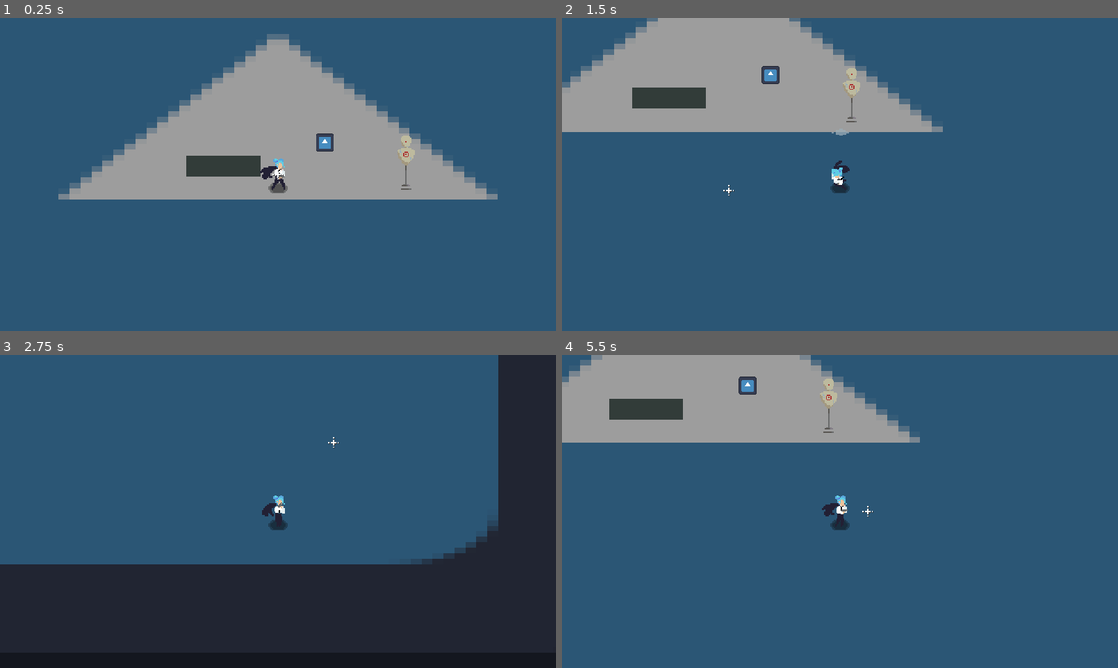
Above: before the commit, frames 1-4 (two rows, left to right).
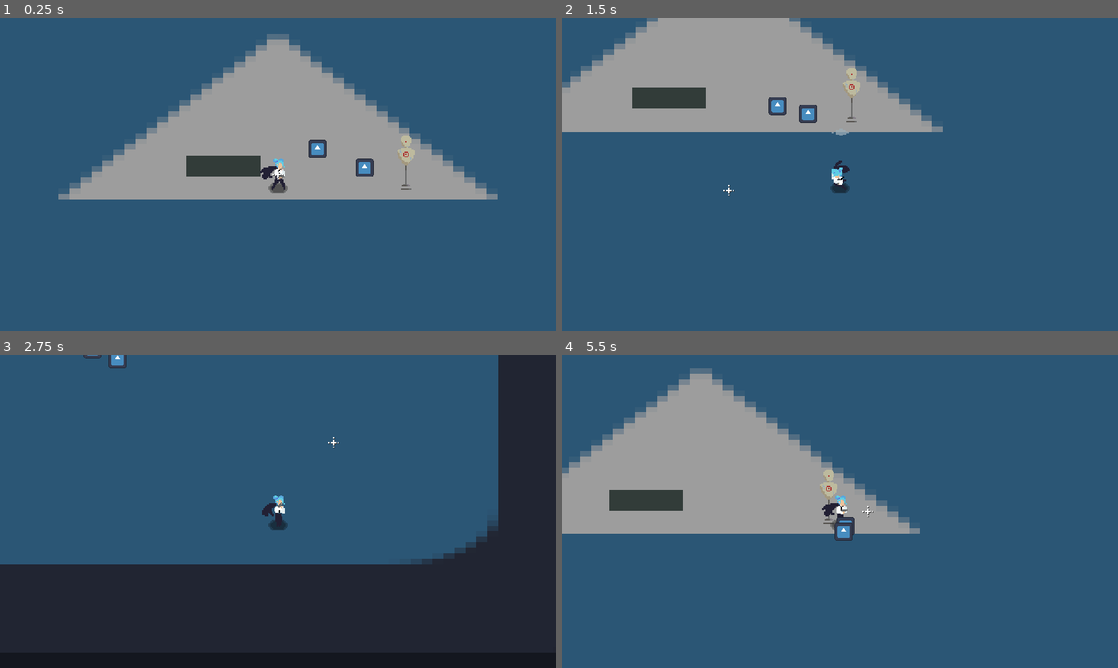
Above: after the commit, the same moments.

Repository: Niimphu/JGJ24
Game: Godot game, scene res://scenes/game/world.tscn
Same seed, same stepped clock (60 frames per second), same inputs: the game is played once before the commit and once after it. The engine's default icon, where the game draws it, is replaced by a stand-in: a white triangle on a blue panel in a dark square.
Inputs (mouse positions are in pixels of both pictures, inside the frame that each line leads up to):
- Up to frame 1 (0.25 s): no input
- Up to frame 2 (1.5 s): move the mouse to (962, 158) at 0.52 s; hold D (move_right) 0.53-1.28 s; click (962, 158) at 0.6 s; move the mouse to (728, 190) at 1.27 s; hold S (move_down) from 1.28 s (still down); tap Space (roll) at 1.35 s
- Up to frame 3 (2.75 s): move the mouse to (333, 442) at 2.02 s; release S (move_down) at 2.03 s; hold D (move_right) from 2.03 s (still down); click (333, 442) at 2.1 s
- Up to frame 4 (5.5 s): move the mouse to (812, 574) at 2.77 s; release D (move_right) at 2.78 s; hold W (move_up) 2.78-3.53 s; tap Space (roll) at 2.85, 4.35 s; move the mouse to (1006, 558) at 3.52 s; hold A (move_left) 3.53-5.03 s; click (1006, 558) at 3.6 s; move the mouse to (673, 464) at 4.27 s; move the mouse to (867, 511) at 5.02 s; hold S (move_down) from 5.03 s (still down); click (867, 511) at 5.1 s

The runs differ from the first frame. In frame 1, 0.5% of the frame differs, in the area x 55-68%, y 36-51%; in frame 2, 0.6%; in frame 3, 0.2%; in frame 4, 27%, in the area x 0-65%, y 0-60%.

Commit message:
added basic Enemy Hurtboxes and Player tracking

Diff:
--- a/project.godot
+++ b/project.godot
@@ -61,6 +61,15 @@
 ]
 }
 
+[layer_names]
+
+2d_physics/layer_1="World"
+2d_physics/layer_2="Player"
+2d_physics/layer_3="PlayerHurtbox"
+2d_physics/layer_4="PlayerHitbox"
+2d_physics/layer_5="Enemy"
+2d_physics/layer_6="EnemyHurtbox"
+
 [rendering]
 
 textures/canvas_textures/default_texture_filter=0
--- a/scenes/entities/bullet.gd
+++ b/scenes/entities/bullet.gd
@@ -3,6 +3,7 @@
 var speed := 1000
 var bullet_direction: Vector2
 var shoot := false
+
 
 func set_direction(direction: Vector2) -> void:
 	await ready
--- a/scenes/entities/bullet.tscn
+++ b/scenes/entities/bullet.tscn
@@ -12,6 +12,8 @@
 point_count = 2
 
 [node name="Bullet" type="Area2D"]
+collision_layer = 8
+collision_mask = 33
 script = ExtResource("1_xge4w")
 
 [node name="Sprite2D" type="Sprite2D" parent="."]
--- /dev/null
+++ b/scenes/entities/test_enemy.gd
@@ -0,0 +1,19 @@
+extends CharacterBody2D
+
+@onready var player = get_parent().get_parent().get_node("Player")
+
+var speed = 2000
+var player_position
+var target_position
+var hit_count = 0
+
+func _physics_process(delta: float) -> void:
+
+	player_position = player.position
+	target_position = (player_position - position).normalized()
+	if position.distance_to(player_position) > 10:
+		velocity = target_position * speed * delta
+		move_and_slide()
+
+func _on_area_2d_area_entered(area: Area2D) -> void:
+	queue_free()
--- a/scenes/game/world.tscn
+++ b/scenes/game/world.tscn
@@ -1,10 +1,11 @@
-[gd_scene load_steps=14 format=3 uid="uid://w736c3ga5g46"]
+[gd_scene load_steps=16 format=3 uid="uid://w736c3ga5g46"]
 
 [ext_resource type="PackedScene" uid="uid://cgwpb6lgfpnat" path="res://scenes/entities/player.tscn" id="1_3xgcr"]
 [ext_resource type="Texture2D" uid="uid://bcxte0yk7bv2m" path="res://icon.svg" id="1_7ymoj"]
 [ext_resource type="Texture2D" uid="uid://df24a41c4c40n" path="res://assets/images/TestWall2.png" id="2_6vfeh"]
 [ext_resource type="Texture2D" uid="uid://carlh6hp3gcc2" path="res://assets/images/Crosshair.png" id="3_2jga4"]
 [ext_resource type="Texture2D" uid="uid://bjj2kiuoqbki0" path="res://assets/images/Dummy.png" id="3_ejwru"]
+[ext_resource type="Script" path="res://scenes/entities/test_enemy.gd" id="3_gujii"]
 [ext_resource type="Script" path="res://scenes/game/crosshair.gd" id="3_stmrq"]
 
 [sub_resource type="WorldBoundaryShape2D" id="WorldBoundaryShape2D_mrjqw"]
@@ -24,6 +25,9 @@
 [sub_resource type="CapsuleShape2D" id="CapsuleShape2D_31lw8"]
 radius = 2.2845
 height = 12.9434
+
+[sub_resource type="RectangleShape2D" id="RectangleShape2D_obbwg"]
+size = Vector2(13, 13)
 
 [sub_resource type="CircleShape2D" id="CircleShape2D_f5gu8"]
 radius = 3.38644
@@ -71,8 +75,9 @@
 [node name="Enemies" type="Node2D" parent="Entities"]
 y_sort_enabled = true
 
-[node name="TestEnemy" type="CharacterBody2D" parent="Entities/Enemies"]
+[node name="TestEnemy" type="CharacterBody2D" parent="Entities/Enemies" groups=["Enemies"]]
 position = Vector2(40.48, -34.3101)
+script = ExtResource("3_gujii")
 
 [node name="Sprite2D" type="Sprite2D" parent="Entities/Enemies/TestEnemy"]
 position = Vector2(0, -5.051)
@@ -82,6 +87,35 @@
 [node name="CollisionShape2D" type="CollisionShape2D" parent="Entities/Enemies/TestEnemy"]
 rotation = 1.5708
 shape = SubResource("CapsuleShape2D_31lw8")
+
+[node name="EnemyHurtbox" type="Area2D" parent="Entities/Enemies/TestEnemy"]
+collision_layer = 32
+collision_mask = 13
+
+[node name="CollisionShape2D" type="CollisionShape2D" parent="Entities/Enemies/TestEnemy/EnemyHurtbox"]
+position = Vector2(0.0200005, -5.1899)
+shape = SubResource("RectangleShape2D_obbwg")
+
+[node name="TestEnemy2" type="CharacterBody2D" parent="Entities/Enemies" groups=["Enemies"]]
+position = Vector2(83, -14)
+script = ExtResource("3_gujii")
+
+[node name="Sprite2D" type="Sprite2D" parent="Entities/Enemies/TestEnemy2"]
+position = Vector2(0, -5.051)
+scale = Vector2(0.120728, 0.122139)
+texture = ExtResource("1_7ymoj")
+
+[node name="CollisionShape2D" type="CollisionShape2D" parent="Entities/Enemies/TestEnemy2"]
+rotation = 1.5708
+shape = SubResource("CapsuleShape2D_31lw8")
+
+[node name="EnemyHurtbox" type="Area2D" parent="Entities/Enemies/TestEnemy2"]
+collision_layer = 32
+collision_mask = 13
+
+[node name="CollisionShape2D" type="CollisionShape2D" parent="Entities/Enemies/TestEnemy2/EnemyHurtbox"]
+position = Vector2(0.0200005, -5.1899)
+shape = SubResource("RectangleShape2D_obbwg")
 
 [node name="Player" parent="Entities" node_paths=PackedStringArray("BulletManager") instance=ExtResource("1_3xgcr")]
 BulletManager = NodePath("../../BulletManager")
@@ -114,3 +148,6 @@
 show_behind_parent = true
 position = Vector2(0.5, 0.5)
 texture = ExtResource("3_2jga4")
+
+[connection signal="area_entered" from="Entities/Enemies/TestEnemy/EnemyHurtbox" to="Entities/Enemies/TestEnemy" method="_on_area_2d_area_entered"]
+[connection signal="area_entered" from="Entities/Enemies/TestEnemy2/EnemyHurtbox" to="Entities/Enemies/TestEnemy2" method="_on_area_2d_area_entered"]
